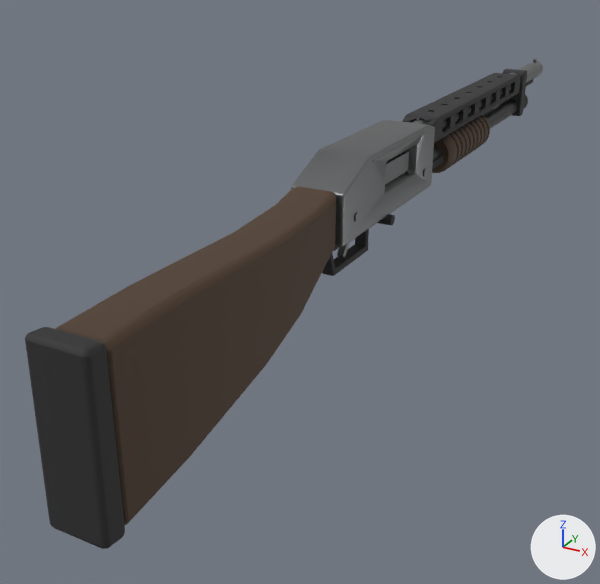
Renders of the glTF model assets/models/weapons/shotgun_brenner.glb from each side of a commit.
Rendered twice from a camera (50 mm lens) standing at (0.308, -0.672, 0.225) and looking at (-0.071, 0.016, -0.119). The axes (+X, +Y, +Z) are drawn at lower right. The lights are the same throughout. The older version comes first. Where no turn or scale is listed for an object, it has been applied to the vertices. Vertices at exactly the same position are counted once.

The older version as bpy lines, for what is in view:
```python
me_bolt = bpy.data.meshes.new('Bolt')
me_bolt.from_pydata(...)  # 816 vertices, 1620 faces; spans x -0.023..0.023, y -0.16..0.076, z -0.023..0.023
# faces by material slot: [1596, 24]
me_bolt.materials.append(mat_wood)
me_bolt.materials.append(mat_matteblack)
me_receiver = bpy.data.meshes.new('Receiver')
me_receiver.from_pydata(...)  # 1986 vertices, 3956 faces; spans x -0.031..0.03, y -0.39..0.623, z -0.112..0.047
# faces by material slot: [952, 2812, 192]
me_receiver.materials.append(mat_gunmetal)
me_receiver.materials.append(mat_matteblack)
me_receiver.materials.append(mat_wood)
ob_bolt = bpy.data.objects.new('Bolt', me_bolt)
ob_bolt.location = (0.0, 0.26, -0.005)
ob_receiver = bpy.data.objects.new('Receiver', me_receiver)
ob_receiver.location = (0.0, 0.0, 0.0)
```
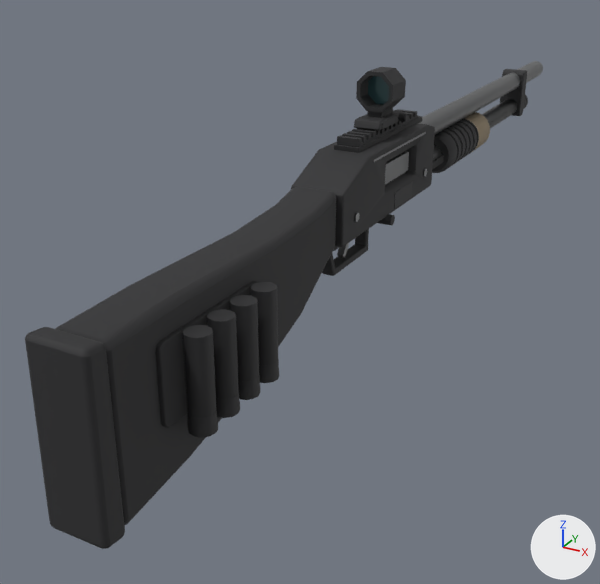
Where the change shows, as pixel boxes (x1, y1, x2, y2) in the pictures (600 x 584 px):
'Receiver', reshaped
    before: (25, 58, 543, 549)
    after: (25, 61, 543, 549)
'SightGlass', added (cyan)
    after: (368, 76, 389, 105)
part 1 of me_receiver, added
    after: (334, 116, 422, 153)
part 2 of me_receiver, added
    after: (367, 107, 393, 118)
part 3 of me_receiver, added
    after: (394, 181, 413, 209)
part 4 of me_receiver, added
    after: (183, 325, 217, 418)
part 5 of me_receiver, added
    after: (207, 309, 239, 399)
part 6 of me_receiver, added
    after: (230, 295, 259, 382)
part 7 of me_receiver, added
    after: (250, 282, 278, 365)
part 8 of me_receiver, added
    after: (382, 115, 398, 129)
part 9 of me_receiver, deleted
    before: (402, 73, 521, 143)
part 10 of me_receiver, added
    after: (155, 281, 279, 438)
part 11 of me_receiver, added
    after: (337, 67, 419, 147)
part 12 of me_receiver, recoloured
    both: (58, 62, 535, 524)
part 13 of me_receiver, recoloured (darker)
    both: (291, 123, 435, 247)
part 14 of me_receiver, recoloured
    both: (55, 187, 336, 524)

The change, as a diff of the scene's bpy script:
```diff
--- a/assets/models/weapons/shotgun_brenner.glb.py
+++ b/assets/models/weapons/shotgun_brenner.glb.py
@@ mat_matteblackknurledworn @@
+mat_matteblackknurledworn = bpy.data.materials.new('MatteBlackKnurledWorn')
+# nodes: BsdfPrincipled, Mix, OutputMaterial, VertexColor
+# colours: black #2c2c2e, mixed with the vertex colours
@@ mat_markings @@
+mat_markings = bpy.data.materials.new('Markings')
+# nodes: BsdfPrincipled, Mix, OutputMaterial, VertexColor
+# colours: black #2c2c2e, mixed with the vertex colours
@@ mat_sightglass @@
+mat_sightglass = bpy.data.materials.new('SightGlass')
+# nodes: BsdfPrincipled, Mix, OutputMaterial, VertexColor
+# colours: dark cyan #3f6165, mixed with the vertex colours
@@ me_receiver @@
-me_receiver.from_pydata(...)  # 1986 vertices, 3956 faces; spans x -0.031..0.03, y -0.39..0.623, z -0.112..0.047
+me_receiver.from_pydata(...)  # 1792 vertices, 3424 faces; spans x -0.031..0.044, y -0.39..0.623, z -0.112..0.107
+# me_receiver part 1: a new loose piece, a box spanning x -0.012..0.012, y -0.03..0.12, z 0.046..0.051, in mat_matteblack
+# me_receiver part 2: the loose piece of 32 vertices spanning x -0.025..-0.024, y -0.028..0.096, z 0.04..0.042 is copied, and the copy is scaled about its middle by (14, 0.198, 4.34), then moved by (0.025, 0.007, 0.028), in mat_matteblack; it spans x -0.007..0.007, y 0.028..0.054, z 0.065..0.073
+# me_receiver part 3: a new loose piece, a box spanning x 0.025..0.0254, y 0.025..0.068, z -0.017..-0.001, in mat_markings
+# me_receiver part 4: a new loose piece, a 12-sided cylinder along z spanning x 0.025..0.043, y -0.313..-0.295, z -0.056..0.0, in mat_markings
+# me_receiver part 5: a new loose piece, a 12-sided cylinder along z spanning x 0.025..0.043, y -0.287..-0.269, z -0.056..0.0, in mat_markings
+# me_receiver part 6: a new loose piece, a 12-sided cylinder along z spanning x 0.025..0.043, y -0.261..-0.243, z -0.056..0.0, in mat_markings
+# me_receiver part 7: a new loose piece, a 12-sided cylinder along z spanning x 0.025..0.043, y -0.235..-0.217, z -0.056..0.0, in mat_markings
+# me_receiver part 8: a new loose piece, a box spanning x 0.013..0.0134, y 0.016..0.052, z 0.0585..0.0645, in mat_markings
+# me_receiver part 9: the loose piece of 836 vertices spanning x -0.018..0.018, y 0.14..0.47, z 0.019..0.045 is deleted
+# me_receiver part 10: 320 vertices added at x 0.021..0.044, y -0.33..-0.215, z -0.07..0.0
+# me_receiver part 11: 234 vertices added at x -0.018..0.02, y -0.027..0.113, z 0.051..0.107
+# me_receiver part 12: 493 kept faces spanning x -0.031..0.03, y -0.374..0.623, z -0.11..0.047 get new vertex colours
+# me_receiver part 13: 196 faces spanning x -0.025..0.025, y -0.085..0.125, z -0.02..0.047 switch from mat_gunmetal to mat_matteblack
+# me_receiver part 14: 192 faces spanning x -0.021..0.021, y -0.372..-0.085, z -0.109..0.029 switch from mat_wood to mat_matteblack
+# other edits to the shape of me_receiver do not show in these pictures
+me_receiver.materials.append(mat_markings)
+me_receiver.materials.append(mat_matteblackknurledworn)
@@ ob_sightglass @@
+ob_sightglass = bpy.data.objects.new('SightGlass', me_sightglass)  # a 16-sided cylinder along y spanning x -0.0156..0.0156, y 0.0435..0.0445, z 0.0734..0.1046
+ob_sightglass.location = (0.0, 0.0, 0.0)
```
